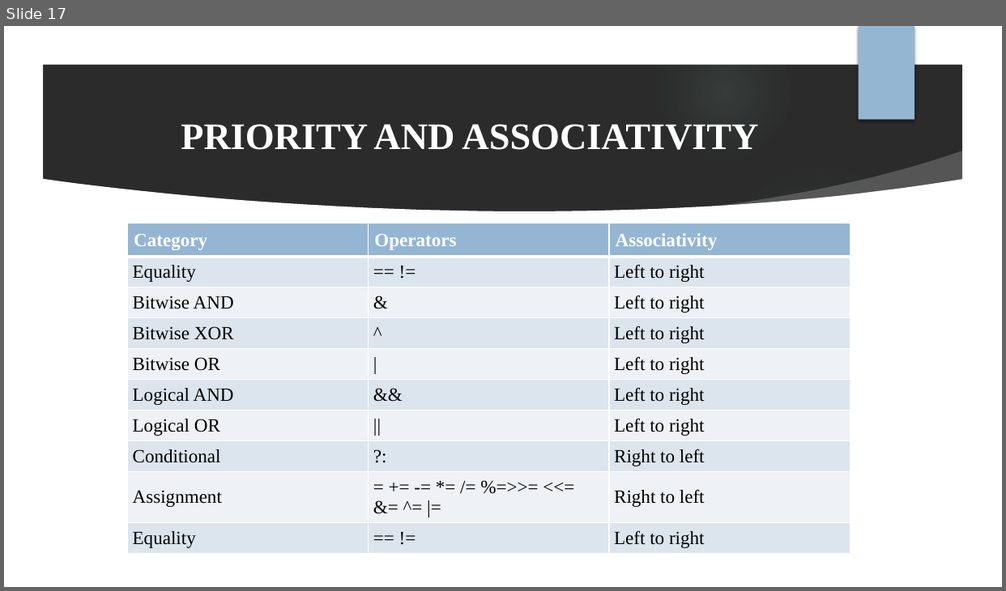
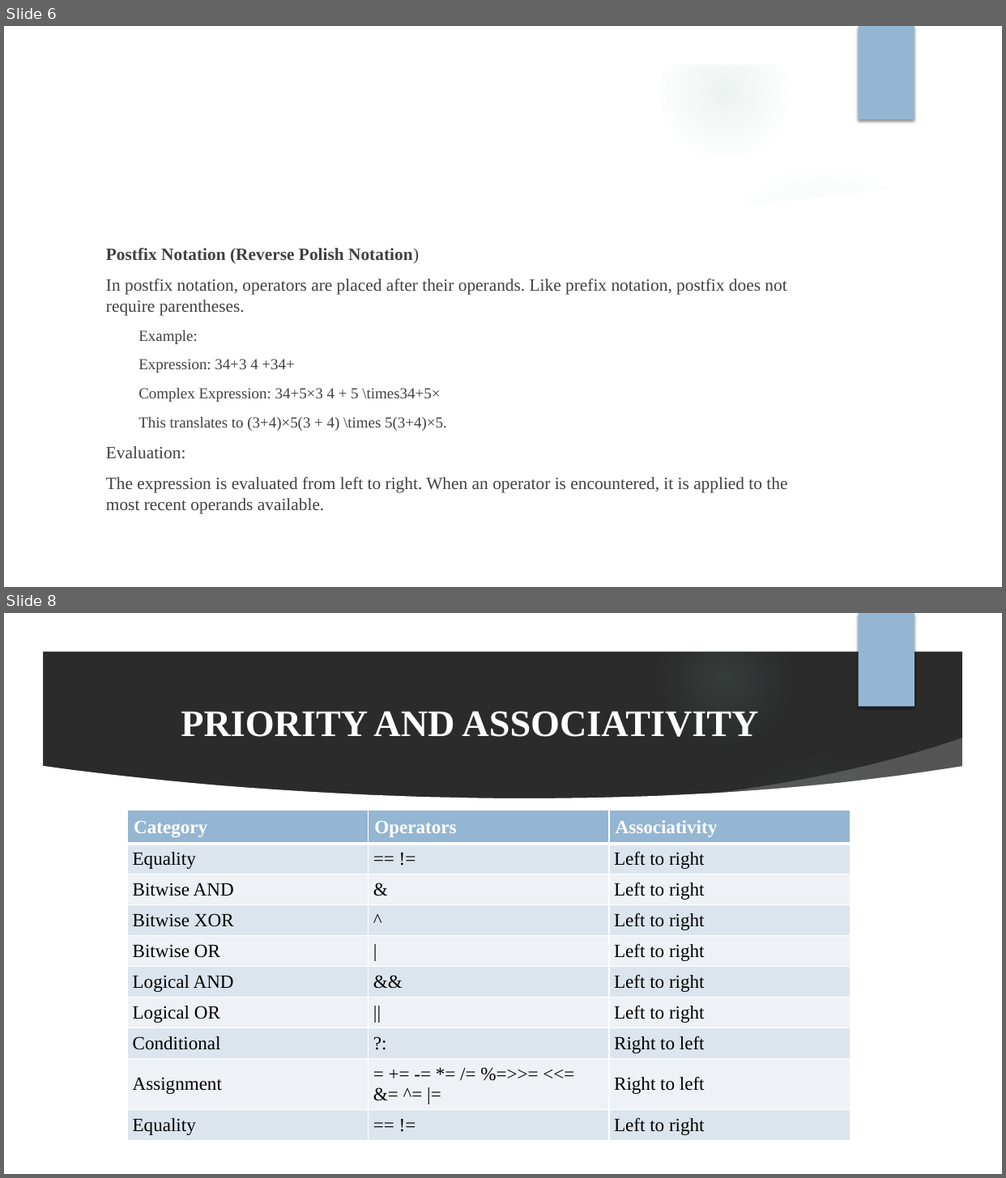
Before and after one commit to sayali0106/IDLP_PROJECTS, a slide deck: Java Expressions, Expression Evaluation, Priority - 9 oct.pptx. Shown one above the other, each under a label of ours: slide 17 before the commit, slides 6 and 8 after it; the slides between them are not shown. The pictures are 1006x591 and 1006x1178 pixels, drawn with LibreOffice and Linux fonts; fonts in the diff are those of the drawing; background and template pictures are left out; a plain dark background stands for a picture behind light text. Boxes give left, top, right and bottom in pixels: in the first picture for what was removed or moved away, otherwise in the second. Text is boxed around its words. In the diff, an @@ line names an element or a change of style, - is before the commit and + after.

```diff
--- a/Java Expressions, Expression Evaluation, Priority - 9 oct.pptx
+++ b/Java Expressions, Expression Evaluation, Priority - 9 oct.pptx
@@ slide 6 added at box(4, 26, 1002, 587), background picture (left out); not listed: 9 template elements that a slide beside it also shows @@
@@ title added at box(98, 105, 816, 163), 36 pt, text #FFFFFF @@
+Postfix Notation
@@ text added at box(106, 248, 787, 514), 16.6 pt, text #404040 @@
+Postfix Notation (Reverse Polish Notation)
+In postfix notation, operators are placed after their operands. Like prefix notation, postfix does not require parentheses.
+  Example:
+  Expression: 34+3 4 +34+
+  Complex Expression: 34+5×3 4 + 5 \times34+5×
+  This translates to (3+4)×5(3 + 4) \times 5(3+4)×5.
+Evaluation:
+The expression is evaluated from left to right. When an operator is encountered, it is applied to the most recent operands available.
@@ what was slide 17 is now slide 8 @@
```
Also in this commit, not shown: 1 slide changed, 1 other slide added.
